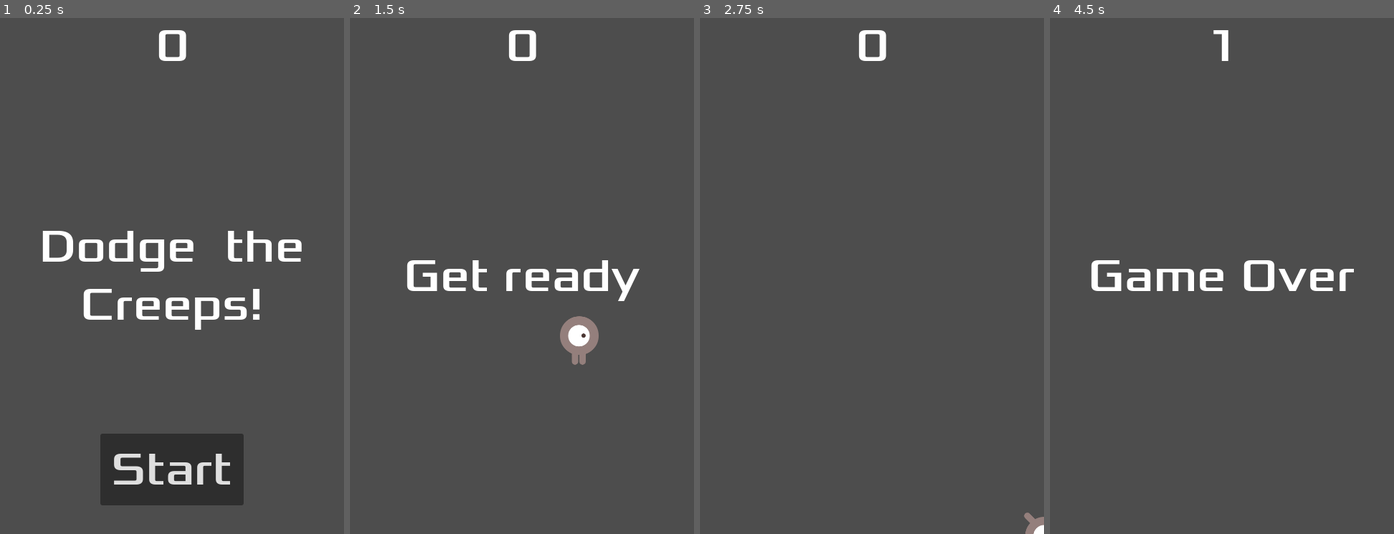
Above: before the commit, frames 1-4 (left to right).
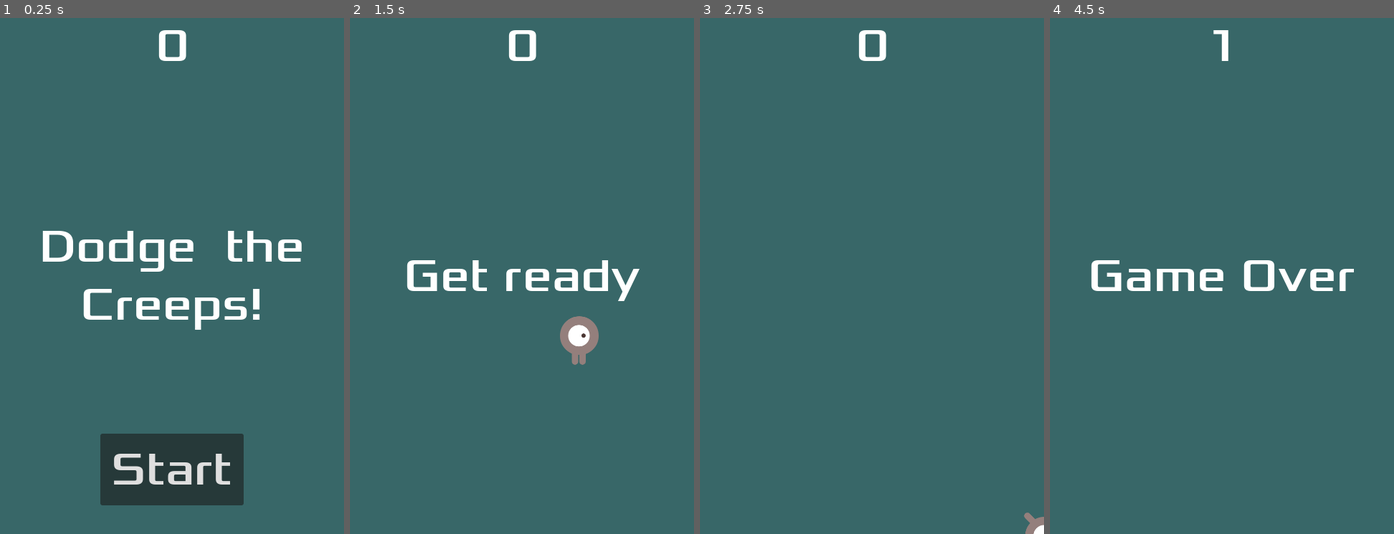
Above: after the commit, the same moments.

Repository: Rio014/godot_tutorial
Game: Godot game, scene res://main.tscn
The game is run twice, just before and just after one commit, with the same random seed, the same clock (stepped at 60 frames per second) and the same inputs. The project has no main scene, so this scene is started directly.
Inputs:
- Up to frame 1 (0.25 s): no input
- Up to frame 2 (1.5 s): click "Start" at 0.5 s; tap Enter at 1.25 s; hold Right (move_right) from 1.28 s (still down)
- Up to frame 3 (2.75 s): release Right (move_right) at 2.03 s; hold Down (move_down) from 2.03 s (still down)
- Up to frame 4 (4.5 s): release Down (move_down) at 2.78 s; hold Right (move_right) 2.78-3.53 s; hold Up (move_up) 3.53-4.28 s; hold Left (move_left) from 4.28 s (still down)

The runs differ from the first frame. In frame 1, 91% of the frame differs, in the area x 0-100%, y 0-100%; in frame 2, 97%; in frame 3, 100%; in frame 4, 98%.

Commit message:
finished game

Diff:
--- a/hud.tscn
+++ b/hud.tscn
@@ -1,7 +1,13 @@
-[gd_scene load_steps=3 format=3 uid="uid://dsmfcqgo0qeaf"]
+[gd_scene load_steps=5 format=3 uid="uid://dsmfcqgo0qeaf"]
 
 [ext_resource type="Script" uid="uid://b1b48pguocsld" path="res://hud.gd" id="1_64ctp"]
 [ext_resource type="FontFile" uid="uid://cvhpbse47s1ve" path="res://fonts/Xolonium-Regular.ttf" id="2_8sq4i"]
+
+[sub_resource type="InputEventAction" id="InputEventAction_64ctp"]
+action = &"start_game"
+
+[sub_resource type="Shortcut" id="Shortcut_8sq4i"]
+events = [SubResource("InputEventAction_64ctp")]
 
 [node name="HUD" type="CanvasLayer"]
 script = ExtResource("1_64ctp")
@@ -55,6 +61,7 @@
 grow_vertical = 0
 theme_override_fonts/font = ExtResource("2_8sq4i")
 theme_override_font_sizes/font_size = 64
+shortcut = SubResource("Shortcut_8sq4i")
 text = "Start"
 
 [node name="MessageTimer" type="Timer" parent="."]
--- a/main.gd
+++ b/main.gd
@@ -5,12 +5,15 @@
 
 
 func game_over():
+	$Music.stop()
+	$DeathSound.play()
 	$ScoreTimer.stop()
 	$MobTimer.stop()
 
 	$HUD.show_game_over()
 
 func new_game():
+	$Music.play()
 	# remove all mobs when we start new game
 	get_tree().call_group("mobs", "queue_free")
 
--- a/main.tscn
+++ b/main.tscn
@@ -1,9 +1,11 @@
-[gd_scene load_steps=6 format=3 uid="uid://r1arxpycwcl7"]
+[gd_scene load_steps=8 format=3 uid="uid://r1arxpycwcl7"]
 
 [ext_resource type="Script" uid="uid://dtvjttxrok5mo" path="res://main.gd" id="1_0xm2m"]
 [ext_resource type="PackedScene" uid="uid://brtx8tsu80atp" path="res://mob.tscn" id="2_1bvp3"]
 [ext_resource type="PackedScene" uid="uid://b54md6c1fhr7k" path="res://player.tscn" id="2_h2yge"]
 [ext_resource type="PackedScene" uid="uid://dsmfcqgo0qeaf" path="res://hud.tscn" id="4_1bvp3"]
+[ext_resource type="AudioStream" uid="uid://cx67j7y61x22h" path="res://art/House In a Forest Loop.ogg" id="5_7mycd"]
+[ext_resource type="AudioStream" uid="uid://b7y70wapcr42j" path="res://art/gameover.wav" id="6_272bh"]
 
 [sub_resource type="Curve2D" id="Curve2D_1bvp3"]
 _data = {
@@ -14,6 +16,14 @@
 [node name="Main" type="Node"]
 script = ExtResource("1_0xm2m")
 mob_scene = ExtResource("2_1bvp3")
+
+[node name="ColorRect" type="ColorRect" parent="."]
+anchors_preset = 15
+anchor_right = 1.0
+anchor_bottom = 1.0
+grow_horizontal = 2
+grow_vertical = 2
+color = Color(0.188235, 0.447059, 0.45098, 0.721569)
 
 [node name="MobTimer" type="Timer" parent="."]
 wait_time = 0.5
@@ -36,6 +46,12 @@
 
 [node name="HUD" parent="." instance=ExtResource("4_1bvp3")]
 
+[node name="Music" type="AudioStreamPlayer2D" parent="."]
+stream = ExtResource("5_7mycd")
+
+[node name="DeathSound" type="AudioStreamPlayer2D" parent="."]
+stream = ExtResource("6_272bh")
+
 [connection signal="timeout" from="MobTimer" to="." method="_on_mob_timer_timeout"]
 [connection signal="timeout" from="ScoreTimer" to="." method="_on_score_timer_timeout"]
 [connection signal="timeout" from="StartTimer" to="." method="_on_start_timer_timeout"]
--- a/project.godot
+++ b/project.godot
@@ -42,3 +42,8 @@
 "events": [Object(InputEventKey,"resource_local_to_scene":false,"resource_name":"","device":-1,"window_id":0,"alt_press …(195 unchanged characters)…
 ]
 }
+start_game={
+"deadzone": 0.2,
+"events": [Object(InputEventKey,"resource_local_to_scene":false,"resource_name":"","device":-1,"window_id":0,"alt_pressed":false,"shift_pressed":false,"ctrl_pressed":false,"meta_pressed":false,"pressed":false,"keycode":0,"physical_keycode":4194309,"key_label":0,"unicode":0,"location":0,"echo":false,"script":null)
+]
+}
